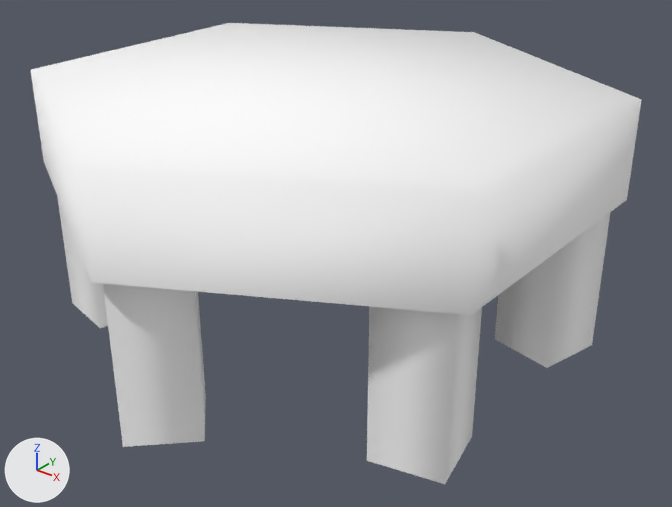
A saved change to the glTF model public/3d/item/model__item__room.ofs_3154_0/3154IMFY03_06.gltf.
Both versions are drawn from a 50 mm lens placed at (0.93, -1.121, 0.845), pointed at (0.04, -0.009, 0.155). Lighting does not change. The marker at lower left points along +X, +Y and +Z. The older version comes first.

Names of what the first picture shows: '3154IMFY03_06'.
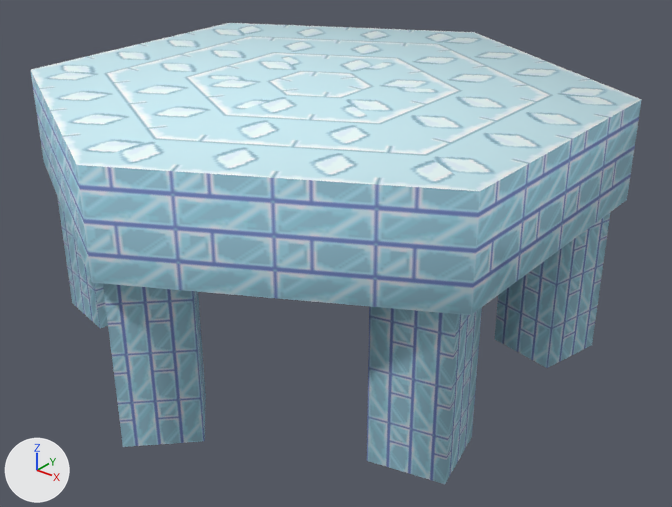
Changed parts and their boxes [x1, y1, x2, y2] in the pictures (672 x 507 px):
'3154IMFY03_06', surface changed (white to cyan): [31, 23, 642, 484] in both

The change in detail:
Picture 'imfy03_06_0' (img_imfy03_06_0) is new.
Picture 'imfy03_06_1' (img_imfy03_06_1) is new.
In material 'imfy03_06_1' (mat_imfy03_06_1), base_color is no longer (1.0, 1.0, 1.0), white #ffffff.
In material 'imfy03_06_1' (mat_imfy03_06_1), texture is now set to img_imfy03_06_1.
In material 'imfy03_06_0' (mat_imfy03_06_0), base_color is no longer (1.0, 1.0, 1.0), white #ffffff.
In material 'imfy03_06_0' (mat_imfy03_06_0), texture is now set to img_imfy03_06_0.
